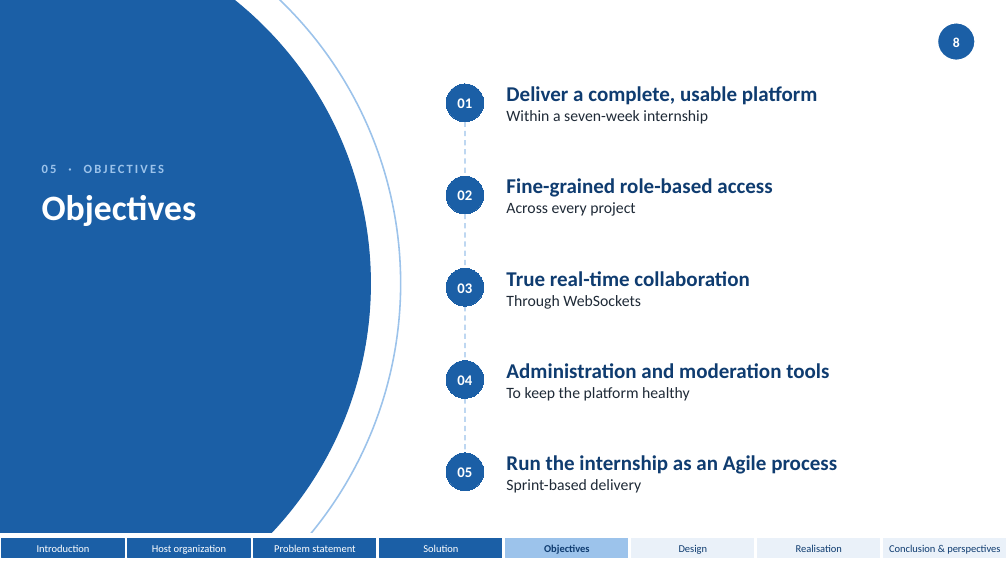
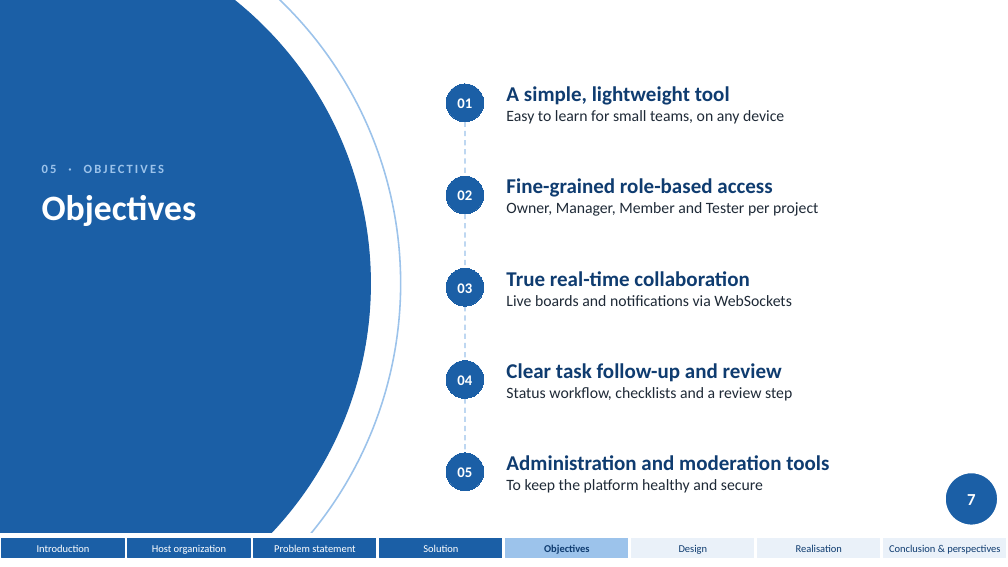
Before and after one commit to domdomxy/synkro, a slide deck: slide 8 of Synkro_PFA_Defense.pptx. Drawn at 1008x567 pixels with LibreOffice and Linux fonts; fonts in the diff are those of the drawing. Boxes give left, top, right and bottom in pixels: in the first picture for what was removed or moved away, otherwise in the second. Text is boxed around its words. In the diff, an @@ line names an element or a change of style, - is before the commit and + after.

Commit message:
Align defense speech with 26-slide deck
Condense the speech to a 9-minute target and reorganize it to match the updated 26-slide presentation, adding brief speaking cues for diagrams and visuals.

```diff
--- a/Synkro_PFA_Defense.pptx
+++ b/Synkro_PFA_Defense.pptx
@@ page number removed at (x1=953, y1=37, x2=960, y2=47) @@
-8
@@ text at (x1=506, y1=86, x2=784, y2=124): text changed; size 20 to 15 pt; text colour #0F3C70 to #1F2A37; bold off @@
-Deliver a complete, usable platform
-Within a seven-week internship
+A simple, lightweight tool
+Easy to learn for small teams, on any device
@@ text at (x1=506, y1=202, x2=818, y2=216): text changed @@
-Across every project
+Owner, Manager, Member and Tester per project
@@ text at (x1=506, y1=295, x2=791, y2=306): text changed @@
-Through WebSockets
+Live boards and notifications via WebSockets
@@ text at (x1=506, y1=363, x2=792, y2=401): text changed; size 20 to 15 pt; text colour #0F3C70 to #1F2A37; bold off @@
-Administration and moderation tools
-To keep the platform healthy
+Clear task follow-up and review
+Status workflow, checklists and a review step
@@ text at (x1=506, y1=455, x2=829, y2=493): text changed; size 20 to 15 pt; text colour #0F3C70 to #1F2A37; bold off @@
-Run the internship as an Agile process
-Sprint-based delivery
+Administration and moderation tools
+To keep the platform healthy and secure
@@ ellipse resized from (x1=938, y1=23, x2=975, y2=60) to (x1=945, y1=473, x2=998, y2=526) @@
@@ page number added at (x1=967, y1=494, x2=975, y2=505), 16 pt, text #FFFFFF, bold @@
+7
```
Also in this commit, not shown: 24 other slides changed, 2 slides removed, 1 other file.
